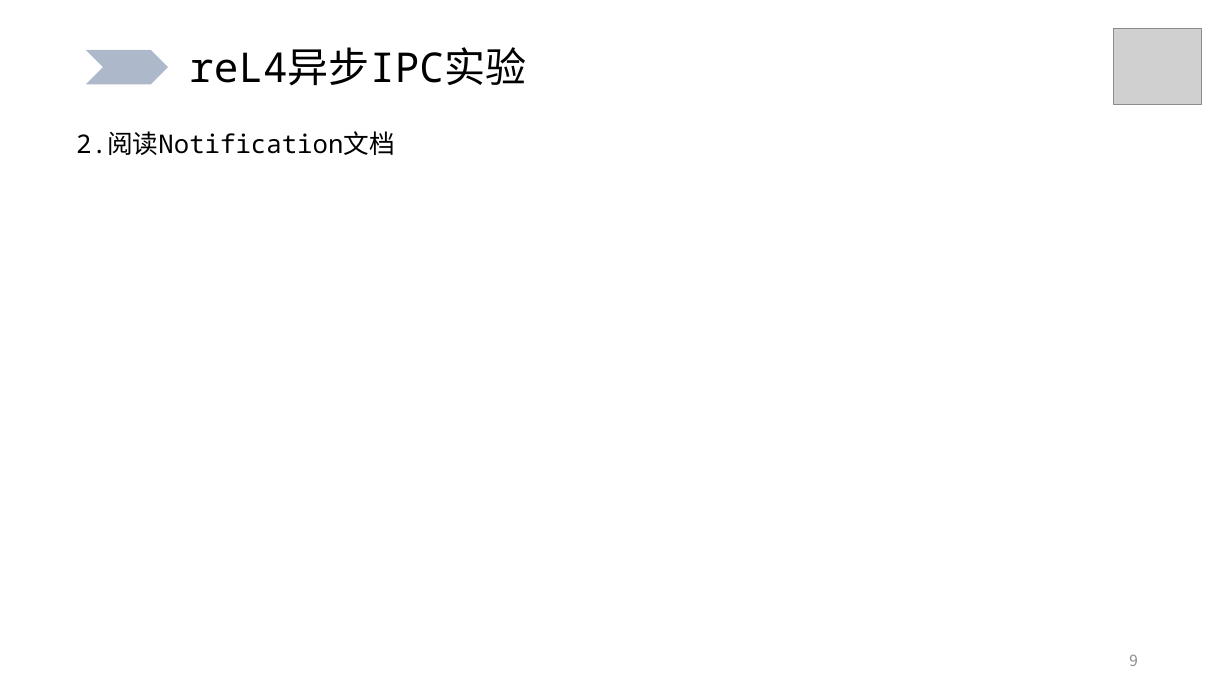
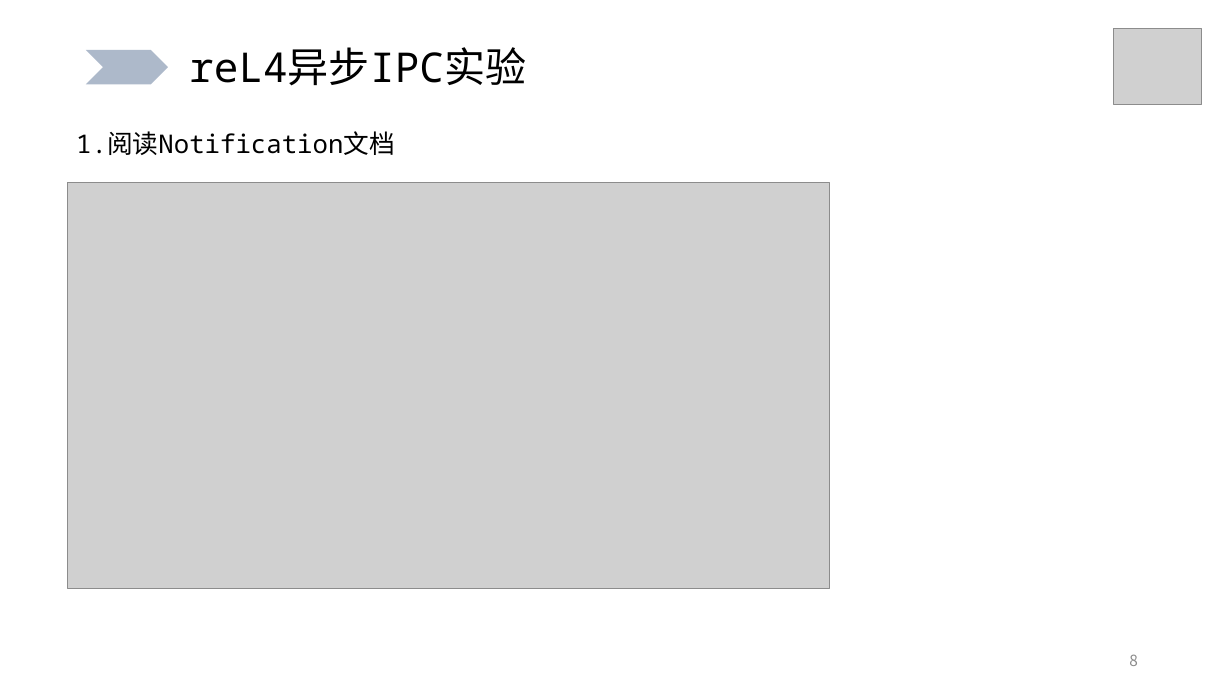
Before and after one commit to BIT-CWH/UndergraduateGraduationProject-2024-BIT-CWH, a slide deck: slide 8 of 中期报告-04-08.pptx (slide 9 before the commit). Drawn at 1232x693 pixels with LibreOffice and Linux fonts; fonts in the diff are those of the drawing; grey boxes stand for pictures; background and template pictures are left out. Boxes give left, top, right and bottom in pixels: in the first picture for what was removed or moved away, otherwise in the second. Text is boxed around its words. In the diff, an @@ line names an element or a change of style, - is before the commit and + after.

```diff
--- a/中期报告-04-08.pptx
+++ b/中期报告-04-08.pptx
@@ text at bbox=[76, 131, 395, 155]: text changed @@
-2.阅读Notification文档
+1.阅读Notification文档
@@ picture added at bbox=[67, 182, 830, 588] @@
@@ page number at bbox=[1129, 654, 1138, 666]: text changed @@
-9
+8
```
Also in this commit, not shown: 3 other slides changed, 1 slide removed, 2 other files.
